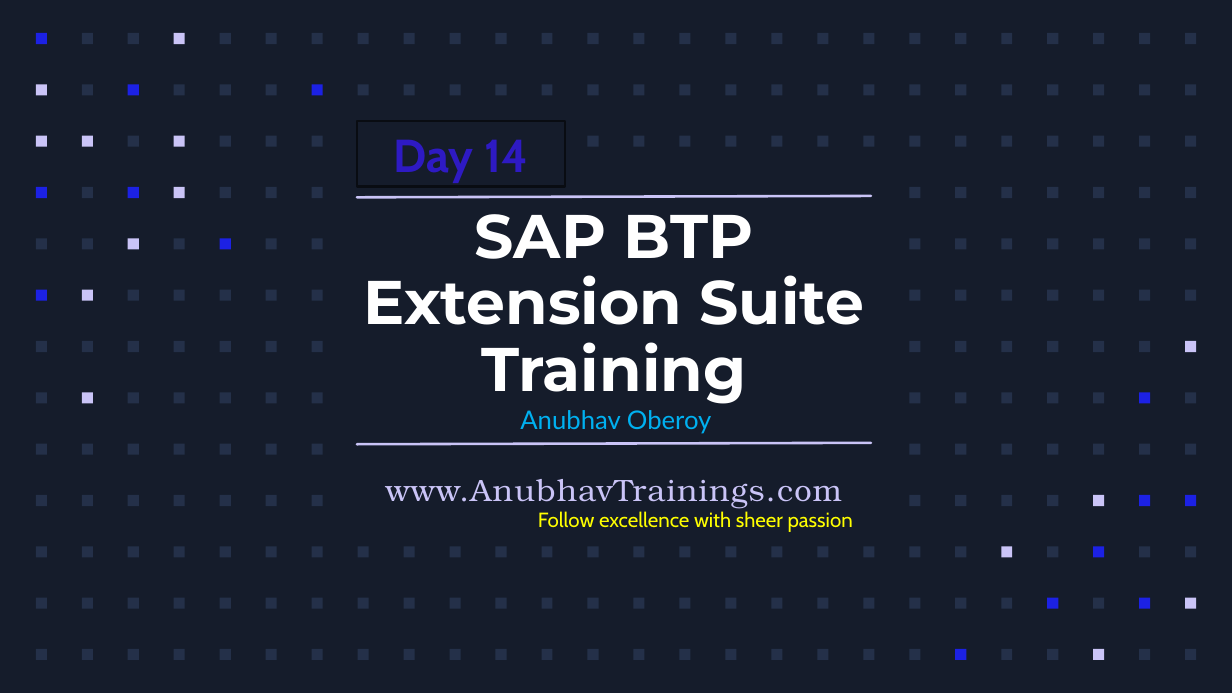
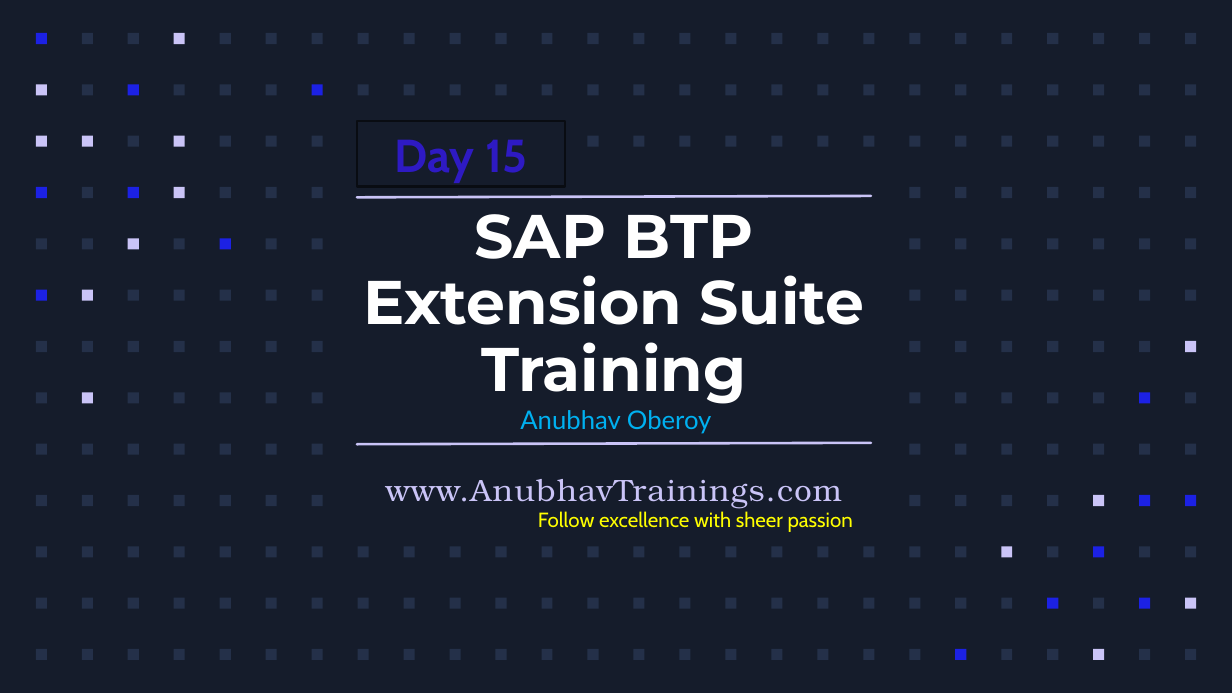
Before and after one commit to soyuztechnologies/BTP_Architect_CLD200, a slide deck: slide 1 of Day 15/Day 15 -BTP Architect.pptx. Drawn at 1232x693 pixels with LibreOffice and Linux fonts; fonts in the diff are those of the drawing; background and template pictures are left out. Boxes give left, top, right and bottom in pixels: in the first picture for what was removed or moved away, otherwise in the second. Text is boxed around its words. In the diff, an @@ line names an element or a change of style, - is before the commit and + after.

```diff
--- a/Day 15/Day 15 -BTP Architect.pptx
+++ b/Day 15/Day 15 -BTP Architect.pptx
@@ text in rectangle at [395, 139, 527, 183]: text changed @@
-Day 14
+Day 15
```
Also in this commit, not shown: 2 other slides changed, 14 slides removed.
